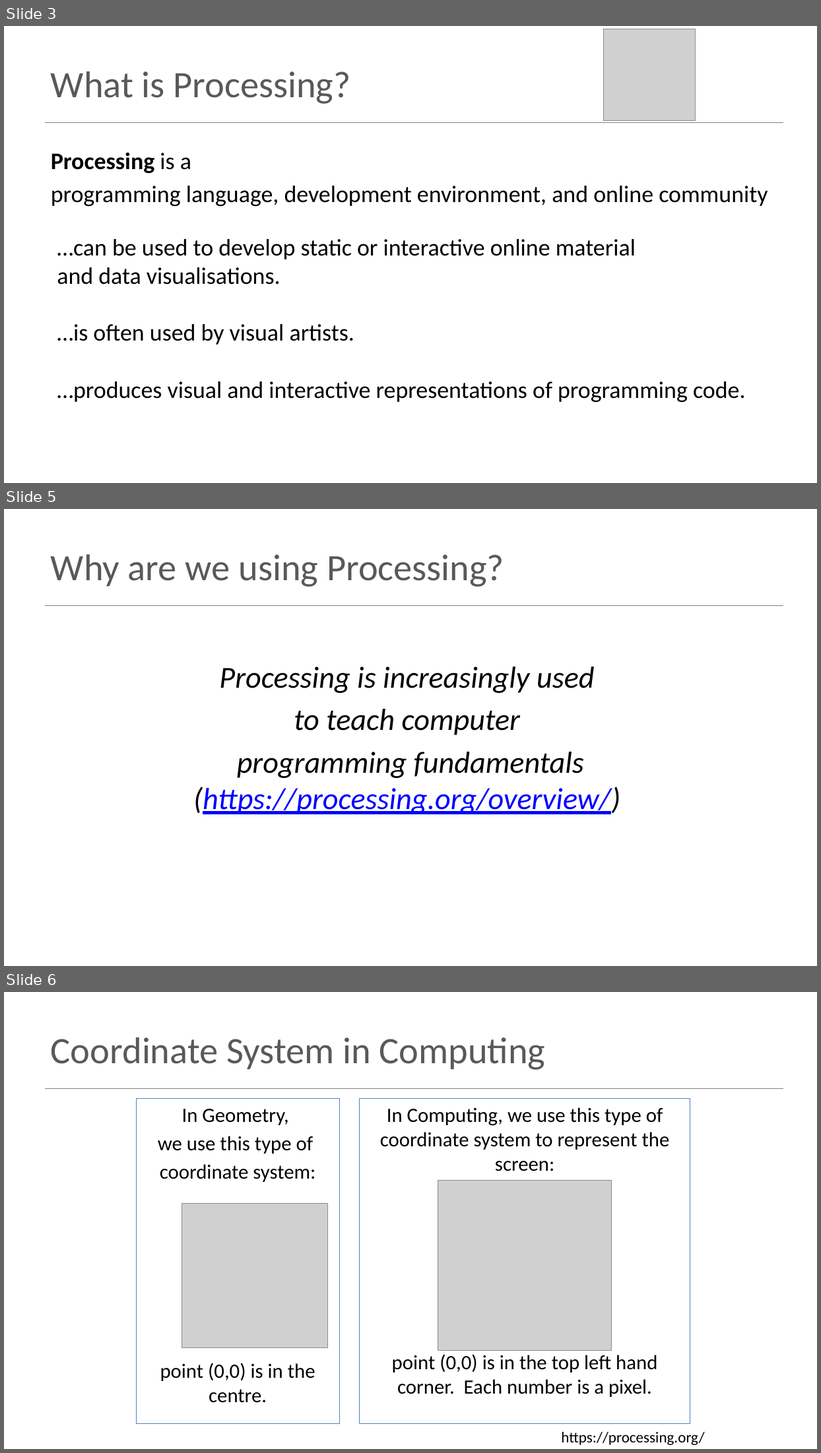
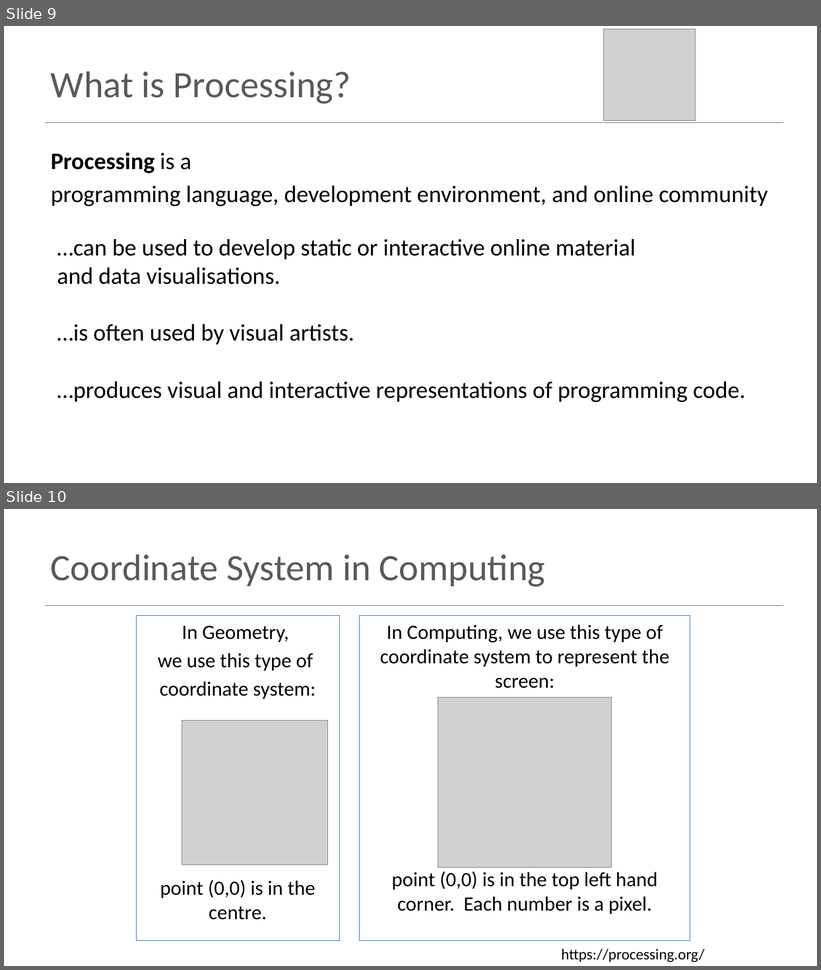
Before and after one commit to SPowerRoche/TryComputingSETU, a slide deck: topic00-processing/talk-1/a-intro-to-programming.pptx. Shown one above the other, each under a label of ours: slides 3, 5 and 6 before the commit, slides 9 and 10 after it; the slides between them are not shown. The pictures are 821x1453 and 821x970 pixels, drawn with LibreOffice and Linux fonts; fonts in the diff are those of the drawing; grey boxes stand for pictures. Boxes give left, top, right and bottom in pixels: in the first picture for what was removed or moved away, otherwise in the second. Text is boxed around its words. In the diff, an @@ line names an element or a change of style, - is before the commit and + after.

```diff
--- a/topic00-processing/talk-1/a-intro-to-programming.pptx
+++ b/topic00-processing/talk-1/a-intro-to-programming.pptx
@@ slide 5 removed at box(4, 509, 817, 966), background #FFFFFF; not listed: 1 template element that a slide beside it also shows @@
@@ title removed at box(51, 555, 504, 587) @@
-Why are we using Processing?
@@ text removed at box(193, 667, 620, 815) @@
-Processing is increasingly used
-to teach computer
-programming fundamentals (https://processing.org/overview/)
@@ what was slide 3 is now slide 9 @@
@@ what was slide 6 is now slide 10 @@
```
Also in this commit, not shown: 1 slide changed, 6 slides added, 3 other slides removed, 6 other files.
